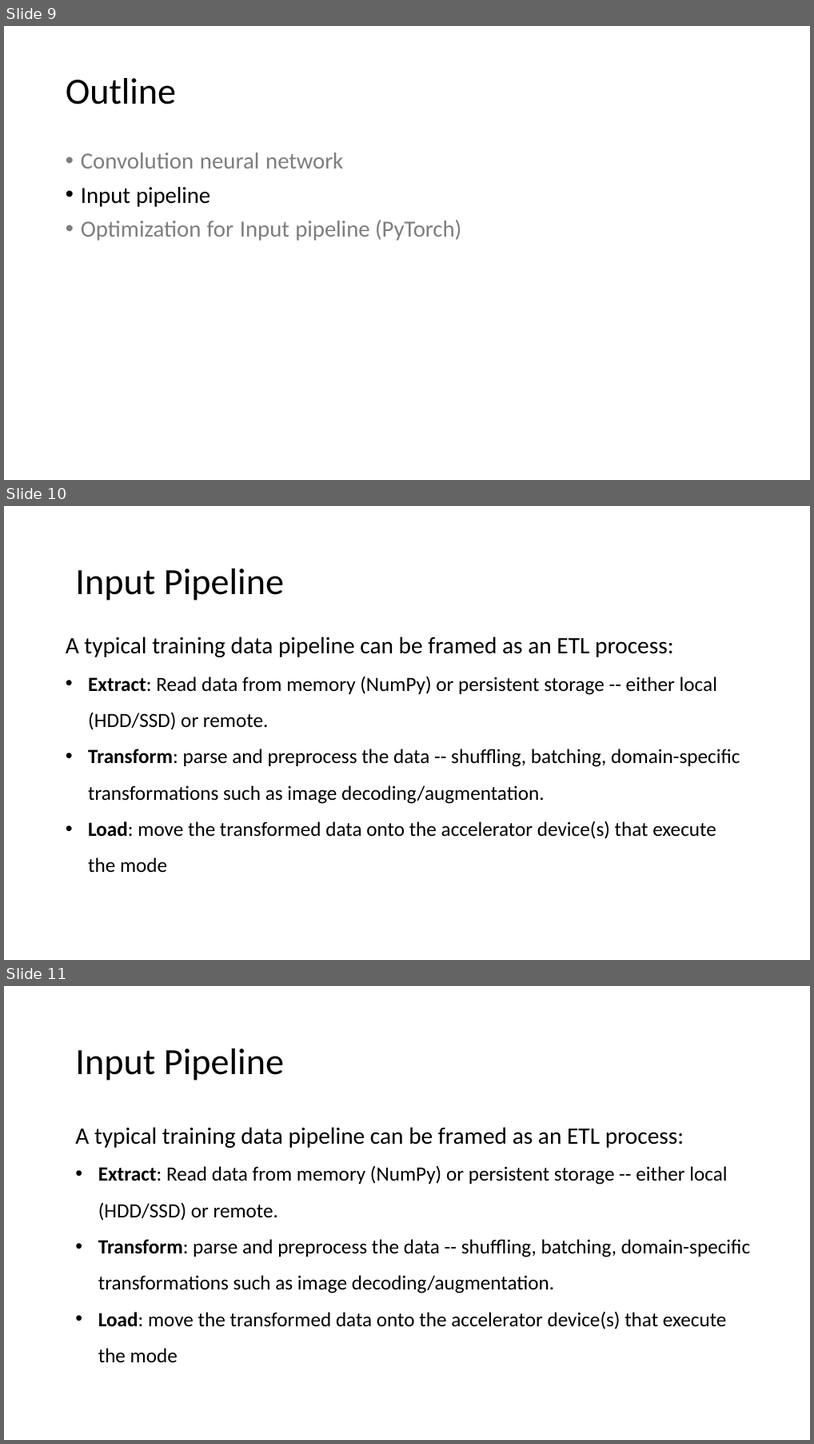
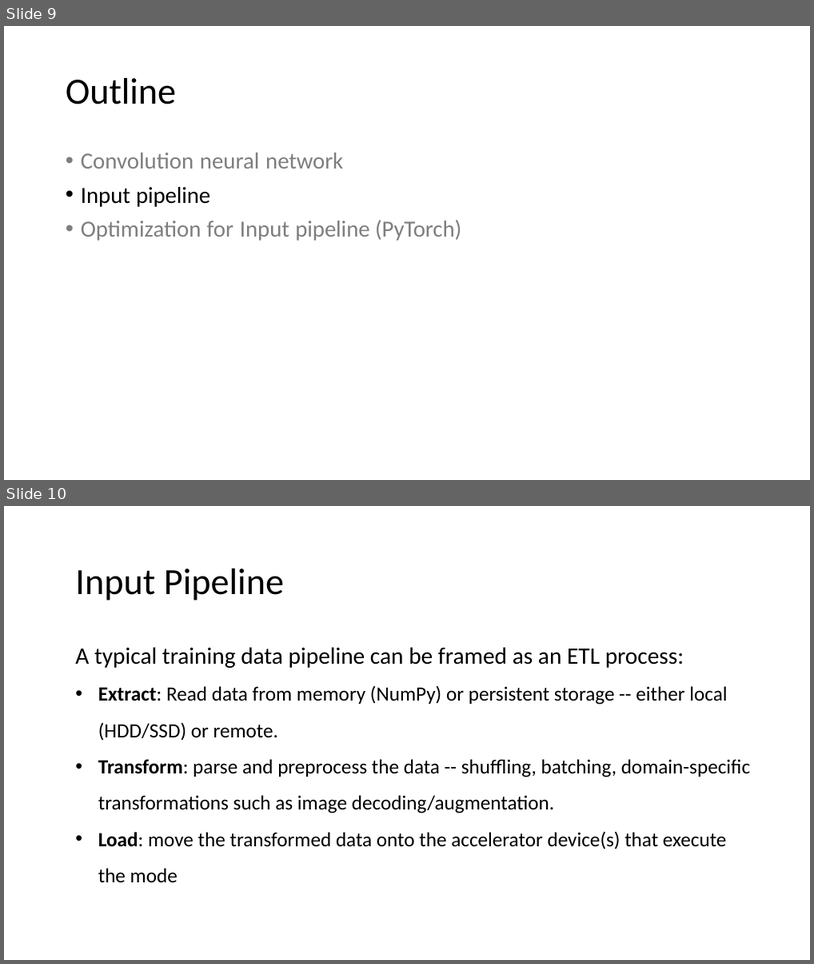
Before and after one commit to nthu-datalab/ml, a slide deck: labs/11-1_CNN/Lab11-1.pptx. Shown one above the other, each under a label of ours: slides 9, 10 and 11 before the commit, slides 9 and 10 after it. The pictures are 814x1444 and 814x964 pixels, drawn with LibreOffice and Linux fonts; fonts in the diff are those of the drawing. Boxes give left, top, right and bottom in pixels: in the first picture for what was removed or moved away, otherwise in the second. Text is boxed around its words. In the diff, an @@ line names an element or a change of style, - is before the commit and + after.

Commit message:
update lab 11 slides

```diff
--- a/labs/11-1_CNN/Lab11-1.pptx
+++ b/labs/11-1_CNN/Lab11-1.pptx
@@ slide 10 removed at (x1=4, y1=506, x2=810, y2=960), background #FFFFFF @@
@@ text removed at (x1=75, y1=568, x2=284, y2=600) @@
-Input Pipeline
@@ text removed at (x1=66, y1=636, x2=740, y2=872) @@
-A typical training data pipeline can be framed as an ETL process:
-• Extract: Read data from memory (NumPy) or persistent storage -- either local (HDD/SSD) or remote.
-• Transform: parse and preprocess the data -- shuffling, batching, domain-specific transformations such as image decoding/augmentation.
-• Load: move the transformed data onto the accelerator device(s) that execute the mode
@@ what was slide 11 is now slide 10 @@
```
Also in this commit, not shown: 1 other file.
